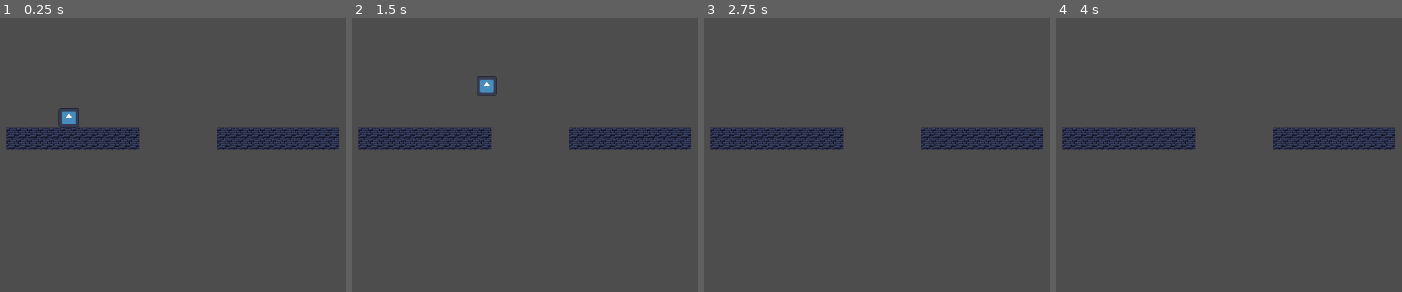
Above: before the commit, frames 1-4 (left to right).
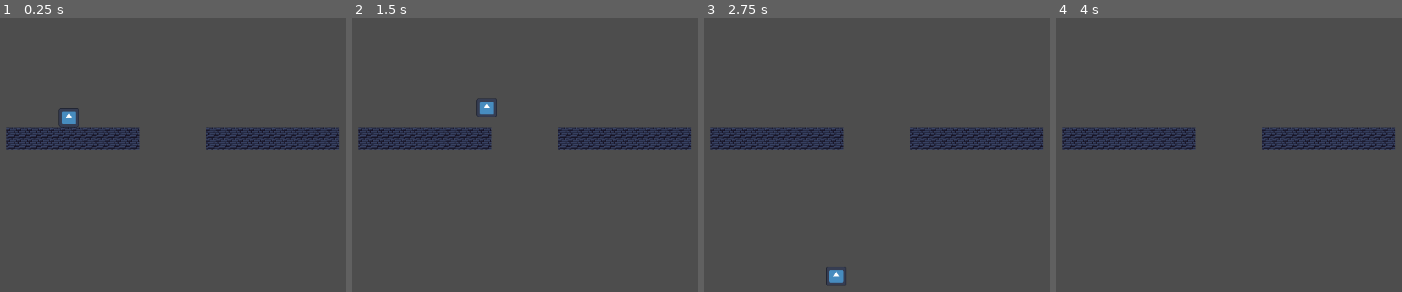
Above: after the commit, the same moments.

Repository: PixelClover/Prototype_godot
Game: Godot game, scene res://scene/level_2_jump.tscn
Two runs of this game, one before a commit and one after it. Both use one fixed random seed, a clock stepped at 60 frames per second and the inputs below. The project has no main scene, so this scene is started directly. The engine's default icon, where the game draws it, is replaced by a stand-in: a white triangle on a blue panel in a dark square.
Inputs:
- Up to frame 1 (0.25 s): no input
- Up to frame 2 (1.5 s): tap Enter (ui_accept) at 0.5, 0.6, 0.77, 1.07, 1.35 s; hold Right (ui_right) from 0.53 s (still down)
- Up to frame 3 (2.75 s): tap Enter (ui_accept) at 1.52, 1.82, 2.1 s; release Right (ui_right) at 2.03 s; hold Left (ui_left) from 2.03 s (still down)
- Up to frame 4 (4 s): release Left (ui_left) at 2.78 s; hold Right (ui_right) from 2.78 s (still down); tap Enter (ui_accept) at 2.85, 3.02, 3.32, 3.5, 3.6, 3.77 s

The runs differ from the first frame. In frame 1, 0.2% of the frame differs, in the area x 59-63%, y 39-49%; in frame 2, 0.8%, in the area x 35-63%, y 21-49%; in frame 3, 0.5%; in frame 4, 0.2%.

Commit message:
Были отрефакторены и деббажены ошибки в коде.

Diff:
--- a/scene/level_2_jump.tscn
+++ b/scene/level_2_jump.tscn
@@ -444,7 +444,7 @@
 sources/0 = SubResource("TileSetAtlasSource_7ostp")
 
 [sub_resource type="RectangleShape2D" id="RectangleShape2D_noqhg"]
-size = Vector2(176, 32)
+size = Vector2(193, 32)
 
 [sub_resource type="RectangleShape2D" id="RectangleShape2D_sawie"]
 size = Vector2(192, 33)
@@ -453,13 +453,13 @@
 position = Vector2(587, 291)
 
 [node name="TileMapLayer" type="TileMapLayer" parent="."]
-tile_map_data = PackedByteArray("AAD0/wAAAAAFAAQAAAD1/wAAAAA …(672 unchanged characters)… FAAQAAAARAAAAAAAFAAQAAAARAAEAAAAFAAQAAAA=")
+tile_map_data = PackedByteArray("AAD0/wAAAAAFAAQAAAD1/wAAAAA …(672 unchanged characters)… FAAQAAAARAAAAAAAFAAQAAAARAAEAAAAFAAQAAAAGAAAAAAAFAAQAAAAGAAEAAAAFAAQAAAA=")
 tile_set = SubResource("TileSet_sod7b")
 
 [node name="StaticBody2D2" type="StaticBody2D" parent="TileMapLayer"]
 
 [node name="CollisionShape2D2" type="CollisionShape2D" parent="TileMapLayer/StaticBody2D2"]
-position = Vector2(200, 16)
+position = Vector2(192.5, 16)
 shape = SubResource("RectangleShape2D_noqhg")
 
 [node name="StaticBody2D" type="StaticBody2D" parent="TileMapLayer"]
--- a/scripts/player.gd
+++ b/scripts/player.gd
@@ -1,37 +1,45 @@
 extends CharacterBody2D
 
-const SPEED = 100.0
-const JUMP_VELOCITY = -400.0
+const SPEED = 100.0 				#Скорость передвижения
+const JUMP_VELOCITY = -400.0		# Высота прыжка
+const JUMP_BUFFER_TIME = 0.2		# Время буферизации прыжка в секундах
 
-# Переменные для обработки прыжка
-var jump_buffer_frames: int = 5 # Количество кадров для буферизации прыжка (Можешь поиграться с этим)
-var jump_buffer_counter: int = -1 # Счетчик для буферизации прыжка
-var ledge_assistance_frames: int = 6 # Количество кадров "милосердия"
-var ledge_assistance_counter: int = 0 # Счетчик для "помощи на краю" (также и с этим, чтобы понять что происходит)
+# Переменные
+var jump_buffered: bool = false		# включатель буферизации прыжка
+var jump_buffer_time: float = 0.0	# время буферизации прыжка
+
+var ledge_assistance_frames: int = 11 # Количество кадров "милосердия"
+var ledge_assistance_counter: int = 0 # Счетчик для "помощи на краю"
+var jumped_from_ledge: bool = false  # Флаг для отслеживания прыжка с края
 
 func _physics_process(delta: float) -> void:
 	# Добавление гравитации
 	if not is_on_floor():
 		velocity += get_gravity() * delta
-		ledge_assistance_counter -= 1 # Уменьшаем счетчик "помощи на краю"
+		# Увеличиваем счетчик "помощи на краю", если не на земле
+		handle_ledge_assistance()
 
 	# Обработка прыжка
 	if Input.is_action_just_pressed("ui_accept"):
 		if is_on_floor():
 			velocity.y = JUMP_VELOCITY
-			jump_buffer_counter = jump_buffer_frames
-		elif ledge_assistance_counter >= 0: # Если "помощь на краю" активна
+		# Реализицая "помощи у края платформы" в обработке прыжка
+		elif ledge_assistance_counter < ledge_assistance_frames and not jumped_from_ledge:
 			velocity.y = JUMP_VELOCITY
-			ledge_assistance_counter = 0 # Сбрасываем счетчик "помощи на краю"
+			ledge_assistance_counter = 0  # Сбрасываем счетчик "помощи на краю"
+			jumped_from_ledge = true
+		# Реализация "буферизации прыжка" в обработке прыжка
+		else:
+			jump_buffered = true
+			jump_buffer_time = Time.get_ticks_msec() / 1000.0
 
-	# Проверка буфера прыжка
-	if jump_buffer_counter >= 0 and is_on_floor():
-		velocity.y = JUMP_VELOCITY
-		jump_buffer_counter -= 1
-
-	# Счетчик буфера
-	if jump_buffer_counter >= 0:
-		jump_buffer_counter -= 1
+	# Сброс счетчиков, если игрок на земле
+	if is_on_floor():
+		if jump_buffered and (Time.get_ticks_msec() / 1000.0 - jump_buffer_time < JUMP_BUFFER_TIME):
+			velocity.y = JUMP_VELOCITY
+			jump_buffered = false
+		ledge_assistance_counter = 0  # Сбрасываем "помощь на краю"
+		jumped_from_ledge = false #сбрасываем флаг
 
 	# Получение направления и обработка движения/замедления
 	var direction := Input.get_axis("ui_left", "ui_right")
@@ -40,8 +48,9 @@
 	else:
 		velocity.x = move_toward(velocity.x, 0, SPEED)
 
-	# Проверка на "помощь на краю"
+	move_and_slide()
+
+# Функция для обработки "помощи на краю"
+func handle_ledge_assistance() -> void:
 	if not is_on_floor() and ledge_assistance_counter < ledge_assistance_frames:
-		ledge_assistance_counter += 1 # Увеличиваем счетчик "помощи на краю"
-
-	move_and_slide()
+		ledge_assistance_counter += 1
